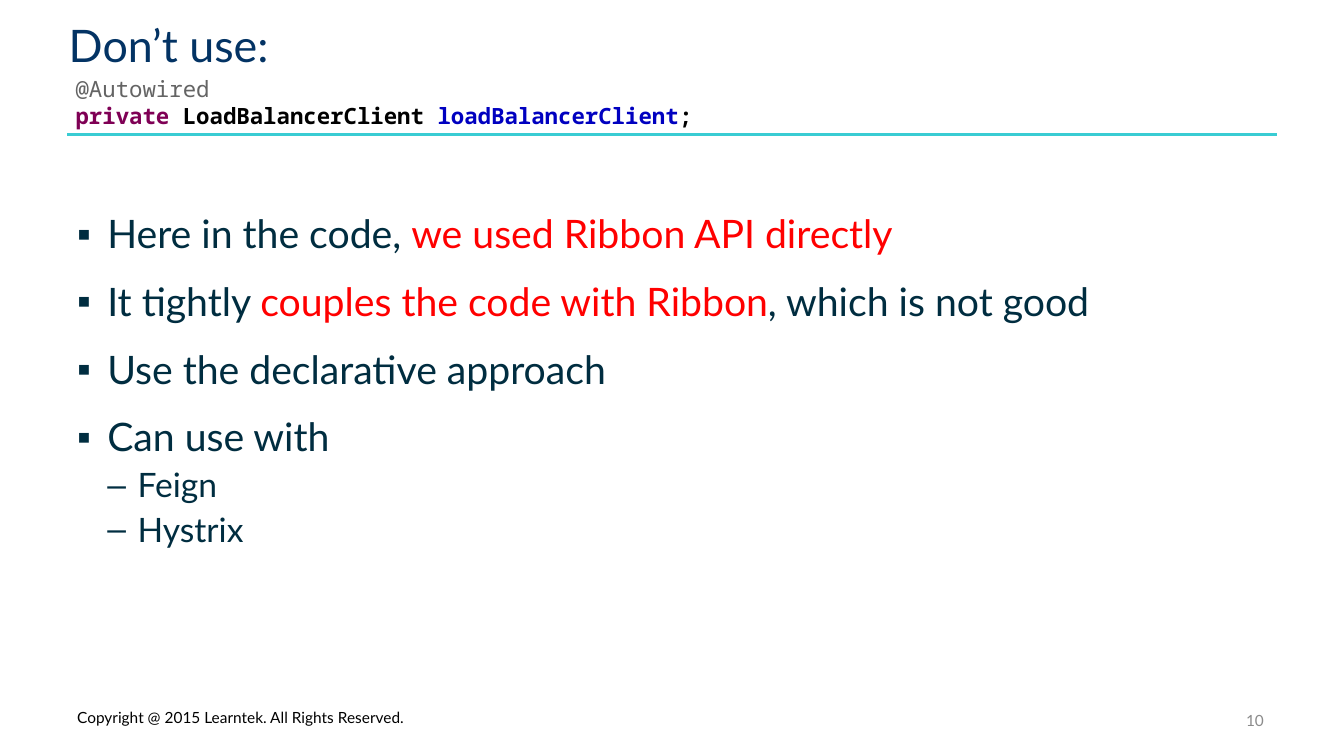
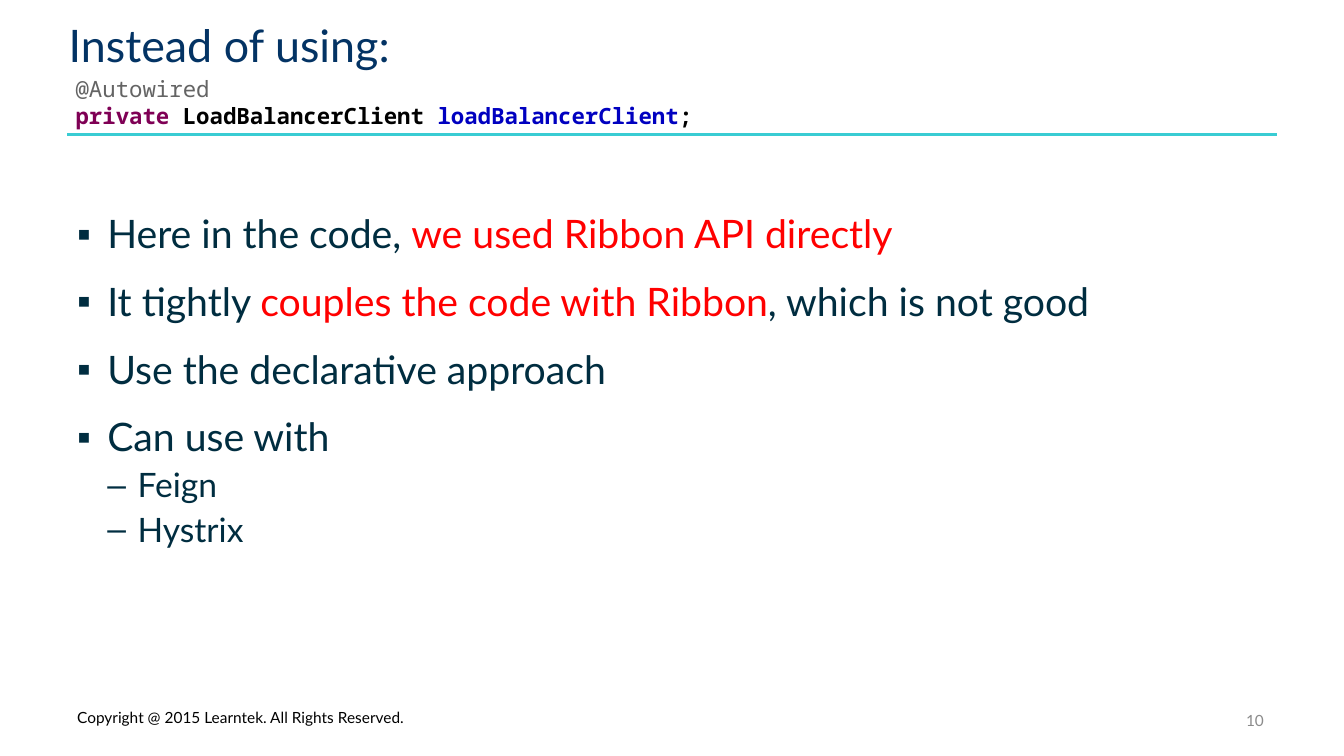
Before and after one commit to santoshkar/Microservice, a slide deck: slide 10 of Presentations/Part-7-Spring Cloud Ribbon.pptx. Drawn at 1344x756 pixels with LibreOffice and Linux fonts; fonts in the diff are those of the drawing; background and template pictures are left out. Boxes give left, top, right and bottom in pixels: in the first picture for what was removed or moved away, otherwise in the second. Text is boxed around its words. In the diff, an @@ line names an element or a change of style, - is before the commit and + after.

```diff
--- a/Presentations/Part-7-Spring Cloud Ribbon.pptx
+++ b/Presentations/Part-7-Spring Cloud Ribbon.pptx
@@ title at [69,29,390,71]: text changed @@
-Don’t use:
+Instead of using:
```
Also in this commit, not shown: 3 other slides changed, 18 other files.
